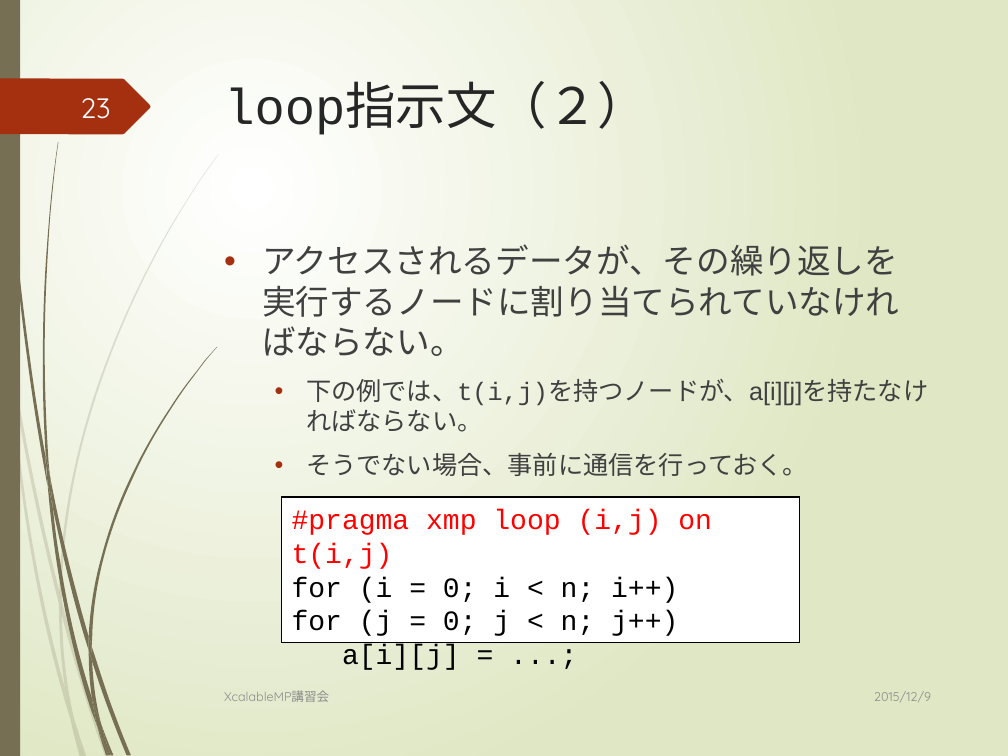
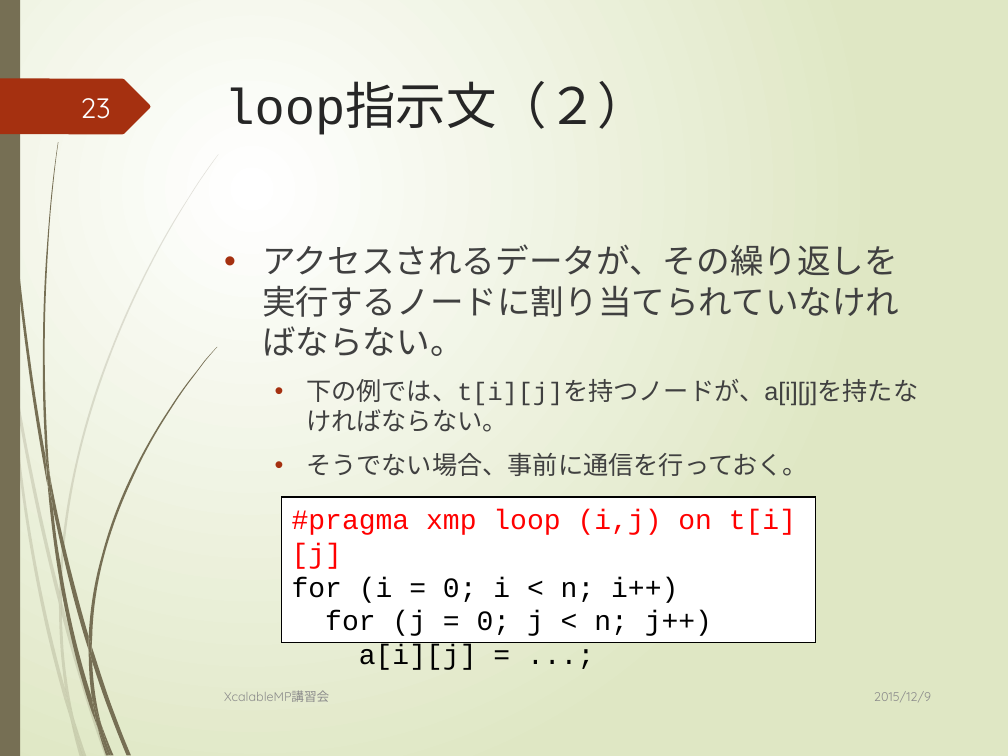
Before and after one commit to XcalableMP/Lecture, a slide deck: slide 23 of beginner/1.overview.pptx. Drawn at 1008x756 pixels with LibreOffice and Linux fonts; fonts in the diff are those of the drawing. Boxes give left, top, right and bottom in pixels: in the first picture for what was removed or moved away, otherwise in the second. Text is boxed around its words. In the diff, an @@ line names an element or a change of style, - is before the commit and + after.

```diff
--- a/beginner/1.overview.pptx
+++ b/beginner/1.overview.pptx
@@ text at [306, 379, 918, 432]: text changed @@
-  • 下の例では、t(i,j)を持つノードが、a[i][j]を持たなければならない。
+  • 下の例では、t[i][j]を持つノードが、a[i][j]を持たなければならない。
@@ rectangle "#pragma xmp loop (i,j) on ...": place and size @@
-rectangle "#pragma xmp loop (i,j) on ..." at [282, 497, 800, 643]
+rectangle "#pragma xmp loop (i,j) on ..." at [282, 497, 815, 643]
@@ text in rectangle at [292, 510, 796, 569]: text changed @@
-#pragma xmp loop (i,j) on t(i,j)
+#pragma xmp loop (i,j) on t[i][j]
```
Also in this commit, not shown: 20 other slides changed, 15 other files.
